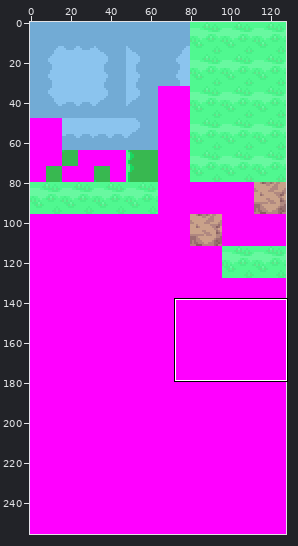
File history of a sprite sheet, tiles/route_204/bottom.png. The first picture is a wide view before the edit; the outline marks the close-up.
Close-up. First the earlier version:
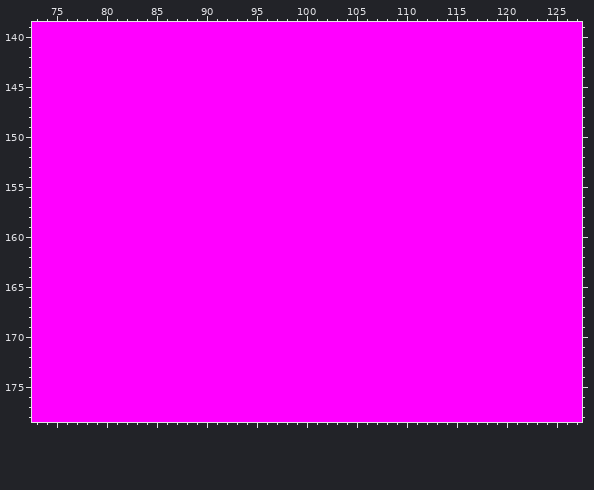
The file is 128x256 pixels. Shown: x 73..127, y 139..178.
Once edited:
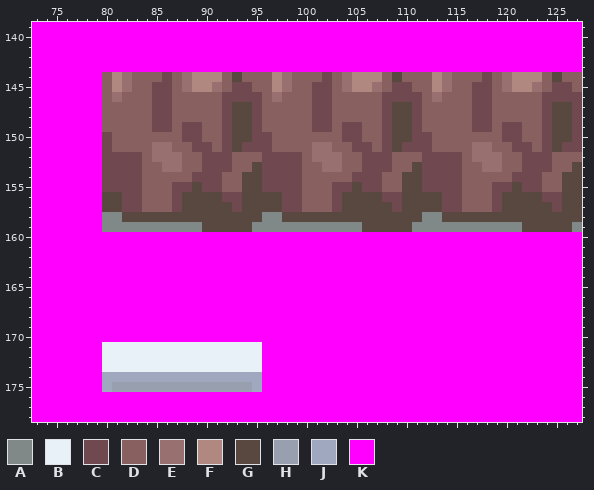
Palette (. is transparent): A #808888  B #e8f0f8  C #704850  D #886060  E #987070  F #b08880  G #584840  H #98a0b0  J #a0a8c0  K #ff00ff
The exact change:
{"y":144,"x":80,"old":"KKKKKKKKKKKKKKKKKKKKKKKKKKKKKKKKKKKKKKKKKKKKKKKK","new":"DFEDDDCDEFFFDGDDDFEDDDCDEFFFDGDDDFEDDDCDEFFFDGDD"}
{"y":145,"x":80,"old":"KKKKKKKKKKKKKKKKKKKKKKKKKKKKKKKKKKKKKKKKKKKKKKKK","new":"DFEDDCCDEFFEDCCDDFEDDCCDEFFEDCCDDFEDDCCDEFFEDCCD"}
{"y":146,"x":80,"old":"KKKKKKKKKKKKKKKKKKKKKKKKKKKKKKKKKKKKKKKKKKKKKKKK","new":"DEDDDCCDDDDDCCCCDEDDDCCDDDDDCCCCDEDDDCCDDDDDCCCC"}
{"y":147,"x":80,"old":"KKKKKKKKKKKKKKKKKKKKKKKKKKKKKKKKKKKKKKKKKKKKKKKK","new":"DDDDDCCDDDDDCGGCDDDDDCCDDDDDCGGCDDDDDCCDDDDDCGGC"}
{"y":148,"x":80,"old":"KKKKKKKKKKKKKKKKKKKKKKKKKKKKKKKKKKKKKKKKKKKKKKKK","new":"DDDDDCCDDDDDCGGCDDDDDCCDDDDDCGGCDDDDDCCDDDDDCGGC"}
{"y":149,"x":80,"old":"KKKKKKKKKKKKKKKKKKKKKKKKKKKKKKKKKKKKKKKKKKKKKKKK","new":"DDDDDCCDCCDDCGGCDDDDDCCDCCDDCGGCDDDDDCCDCCDDCGGC"}
{"y":150,"x":80,"old":"KKKKKKKKKKKKKKKKKKKKKKKKKKKKKKKKKKKKKKKKKKKKKKKK","new":"CDDDDDDDCCDDCGGCCDDDDDDDCCDDCGGCCDDDDDDDCCDDCGGC"}
{"y":151,"x":80,"old":"KKKKKKKKKKKKKKKKKKKKKKKKKKKKKKKKKKKKKKKKKKKKKKKK","new":"CDDDDEEDDCCDCGCCCDDDDEEDDCCDCGCCCDDDDEEDDCCDCGCC"}
{"y":152,"x":80,"old":"KKKKKKKKKKKKKKKKKKKKKKKKKKKKKKKKKKKKKKKKKKKKKKKK","new":"CCCCDEEEDDCCCDDDCCCCDEEEDDCCCDDDCCCCDEEEDDCCCDDD"}
{"y":153,"x":80,"old":"KKKKKKKKKKKKKKKKKKKKKKKKKKKKKKKKKKKKKKKKKKKKKKKK","new":"CCCCDDEEDDCCCDDGCCCCDDEEDDCCCDDGCCCCDDEEDDCCCDDG"}
{"y":154,"x":80,"old":"KKKKKKKKKKKKKKKKKKKKKKKKKKKKKKKKKKKKKKKKKKKKKKKK","new":"CCCCDDDDDCCCDDGGCCCCDDDDDCCCDDGGCCCCDDDDDCCCDDGG"}
{"y":155,"x":80,"old":"KKKKKKKKKKKKKKKKKKKKKKKKKKKKKKKKKKKKKKKKKKKKKKKK","new":"CCCCDDDCCGCCDDGGCCCCDDDCCGCCDDGGCCCCDDDCCGCCDDGG"}
{"y":156,"x":80,"old":"KKKKKKKKKKKKKKKKKKKKKKKKKKKKKKKKKKKKKKKKKKKKKKKK","new":"GGCCDDDCGGGGCCGGGGCCDDDCGGGGCCGGGGCCDDDCGGGGCCGG"}
{"y":157,"x":80,"old":"KKKKKKKKKKKKKKKKKKKKKKKKKKKKKKKKKKKKKKKKKKKKKKKK","new":"GGCCDDDCGGGGGCGGGGCCDDDCGGGGGCGGGGCCDDDCGGGGGCGG"}
{"y":158,"x":80,"old":"KKKKKKKKKKKKKKKKKKKKKKKKKKKKKKKKKKKKKKKKKKKKKKKK","new":"AAGGGGGGGGGGGGGGAAGGGGGGGGGGGGGGAAGGGGGGGGGGGGGG"}
{"y":159,"x":80,"old":"KKKKKKKKKKKKKKKKKKKKKKKKKKKKKKKKKKKKKKKKKKKKKKKK","new":"AAAAAAAAAAGGGGGAAAAAAAAAAAGGGGGAAAAAAAAAAAGGGGGA"}
{"y":171,"x":80,"old":"KKKKKKKKKKKKKKKK","new":"BBBBBBBBBBBBBBBB"}
{"y":172,"x":80,"old":"KKKKKKKKKKKKKKKK","new":"BBBBBBBBBBBBBBBB"}
{"y":173,"x":80,"old":"KKKKKKKKKKKKKKKK","new":"BBBBBBBBBBBBBBBB"}
{"y":174,"x":80,"old":"KKKKKKKKKKKKKKKK","new":"JJJJJJJJJJJJJJJJ"}
{"y":175,"x":80,"old":"KKKKKKKKKKKKKKKK","new":"JHHHHHHHHHHHHHHJ"}
{"label":"changed","picture_box":[102,72,582,232]}
{"label":"changed","picture_box":[102,342,262,392]}
